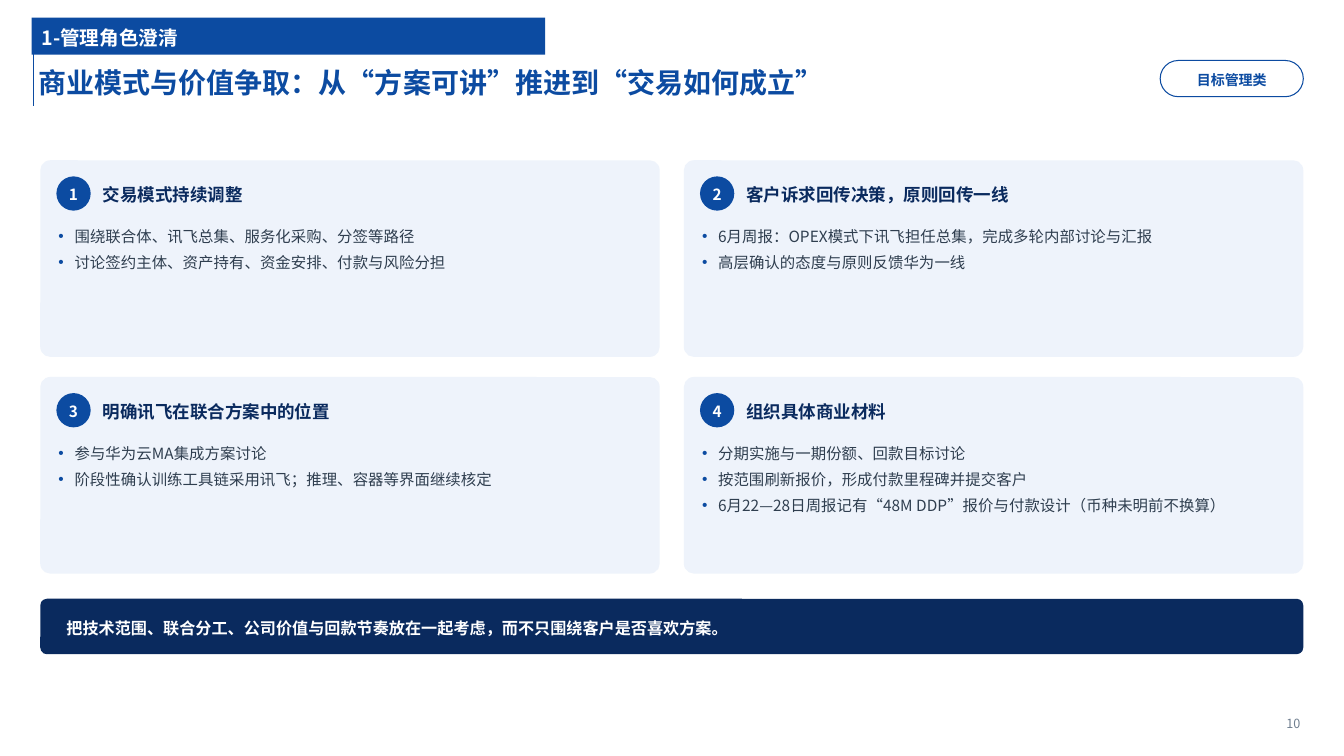
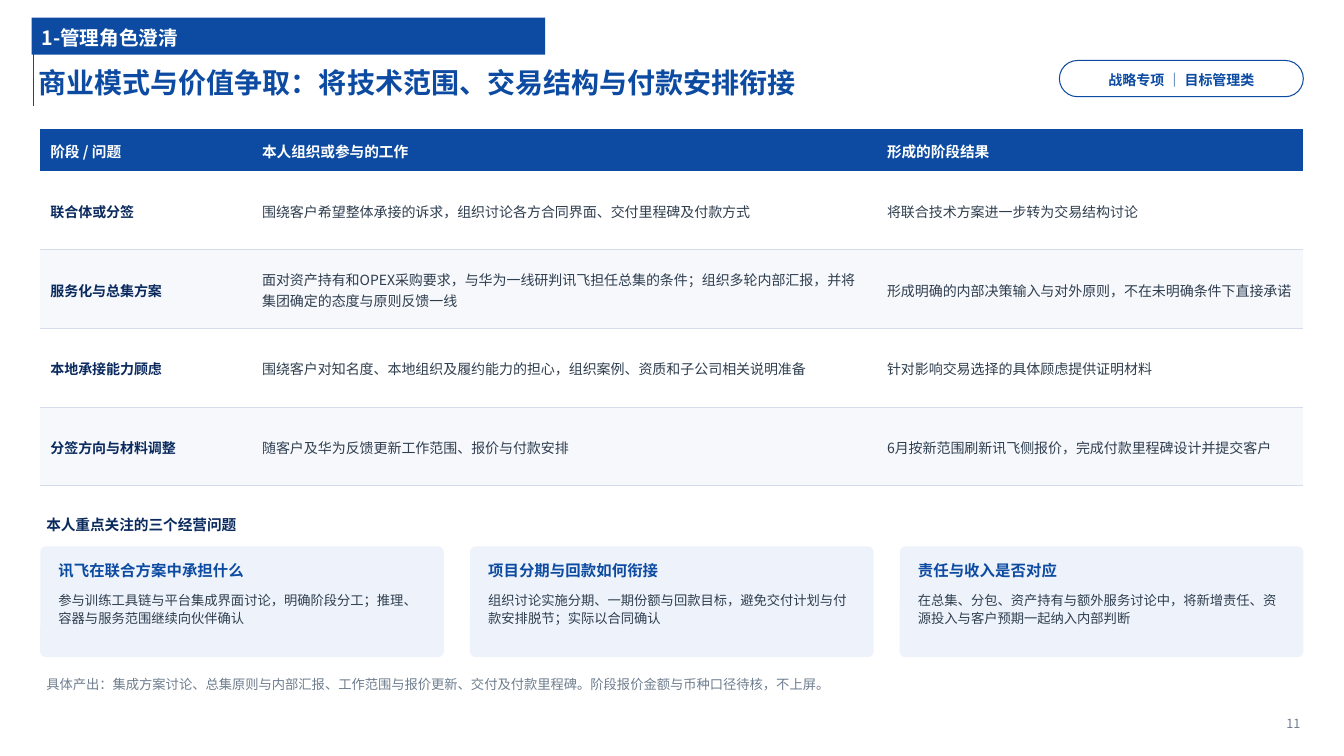
Before and after one commit to chyhcs/wyyh, a slide deck: slide 11 of 干部试用期转正述职-陈昊.pptx (slide 10 before the commit). Drawn at 1344x756 pixels with LibreOffice and Linux fonts; fonts in the diff are those of the drawing. Boxes give left, top, right and bottom in pixels: in the first picture for what was removed or moved away, otherwise in the second. Text is boxed around its words. In the diff, an @@ line names an element or a change of style, - is before the commit and + after.

```diff
--- a/干部试用期转正述职-陈昊.pptx
+++ b/干部试用期转正述职-陈昊.pptx
@@ title at (38, 69, 795, 96): text changed @@
-商业模式与价值争取：从“方案可讲”推进到“交易如何成立”
+商业模式与价值争取：将技术范围、交易结构与付款安排衔接
@@ rounded rectangle "战略专项 ｜ 目标管理类": place and size @@
-rounded rectangle "战略专项 ｜ 目标管理类" at (1160, 60, 1304, 97)
+rounded rectangle "战略专项 ｜ 目标管理类" at (1060, 60, 1304, 97)
@@ text in rounded rectangle at (1108, 71, 1255, 89): text changed @@
-目标管理类
+战略专项 ｜ 目标管理类
@@ table added at (40, 129, 1304, 486), 5 rows, 3 columns @@
+阶段 / 问题 | 本人组织或参与的工作 | 形成的阶段结果
+联合体或分签 | 围绕客户希望整体承接的诉求，组织讨论各方合同界面、交付里程碑及付款方式 | 将联合技术方案进一步转为交易结构讨论
+服务化与总集方案 | 面对资产持有和OPEX采购要求，与华为一线研判讯飞担任总集的条件；组织多轮内部汇报，并将集团确定的态度与原则反馈一线 | 形成明确的内部决策输入与对外原则，不在未明确条件下直接承诺
+本地承接能力顾虑 | 围绕客户对知名度、本地组织及履约能力的担心，组织案例、资质和子公司相关说明准备 | 针对影响交易选择的具体顾虑提供证明材料
+分签方向与材料调整 | 随客户及华为反馈更新工作范围、报价与付款安排 | 6月按新范围刷新讯飞侧报价，完成付款里程碑设计并提交客户
@@ rounded rectangle removed at (40, 160, 659, 357) @@
@@ ellipse removed at (56, 176, 91, 211) @@
-1
@@ rounded rectangle removed at (685, 160, 1304, 357) @@
@@ ellipse removed at (701, 176, 735, 211) @@
-2
@@ text removed at (103, 186, 243, 203) @@
-交易模式持续调整
@@ text removed at (746, 186, 1008, 204) @@
-客户诉求回传决策，原则回传一线
@@ text removed at (75, 229, 446, 270) @@
-• 围绕联合体、讯飞总集、服务化采购、分签等路径
-• 讨论签约主体、资产持有、资金安排、付款与风险分担
@@ rounded rectangle removed at (685, 377, 1304, 574) @@
@@ ellipse removed at (56, 393, 91, 427) @@
-3
@@ ellipse removed at (701, 393, 735, 427) @@
-4
@@ text removed at (746, 403, 886, 420) @@
-组织具体商业材料
@@ text removed at (718, 446, 1225, 513) @@
-• 分期实施与一期份额、回款目标讨论
-• 按范围刷新报价，形成付款里程碑并提交客户
-• 6月22—28日周报记有“48M DDP”报价与付款设计（币种未明前不换算）
@@ text added at (46, 517, 236, 532), 10.5 pt, text #0A2A5E, bold @@
+本人重点关注的三个经营问题
@@ rounded rectangle added at (40, 546, 444, 657), fill #EEF3FB @@
@@ text at (58, 563, 243, 578): text changed; size 12.5 to 11 pt; text colour #0A2A5E to #0C4BA1 @@
-明确讯飞在联合方案中的位置
+讯飞在联合方案中承担什么
@@ rounded rectangle added at (470, 546, 873, 657), fill #EEF3FB @@
@@ text added at (488, 563, 658, 578), 11 pt, text #0C4BA1, bold @@
+项目分期与回款如何衔接
@@ rounded rectangle: place and size @@
-rounded rectangle at (40, 377, 659, 574)
+rounded rectangle at (900, 546, 1304, 657)
@@ text added at (918, 563, 1057, 578), 11 pt, text #0C4BA1, bold @@
+责任与收入是否对应
@@ rounded rectangle removed at (40, 599, 1304, 654) @@
@@ text added at (58, 594, 416, 624), 9.5 pt, text #2F3E4F @@
+参与训练工具链与平台集成界面讨论，明确阶段分工；推理、容器与服务范围继续向伙伴确认
@@ text at (488, 594, 846, 625): text changed; size 11 to 9.5 pt @@
-• 6月周报：OPEX模式下讯飞担任总集，完成多轮内部讨论与汇报
-• 高层确认的态度与原则反馈华为一线
+组织讨论实施分期、一期份额与回款目标，避免交付计划与付款安排脱节；实际以合同确认
@@ text added at (918, 594, 1276, 624), 9.5 pt, text #2F3E4F @@
+在总集、分包、资产持有与额外服务讨论中，将新增责任、资源投入与客户预期一起纳入内部判断
@@ text removed at (66, 620, 727, 636) @@
-把技术范围、联合分工、公司价值与回款节奏放在一起考虑，而不只围绕客户是否喜欢方案。
@@ text "具体产出：集成方案讨论、总集原则与内部汇报、工作范围与报价更新、交付及付款里程碑。阶段报价金额与币种口径待核，不上屏。" at (46, 678, 829, 690): vertical alignment top to middle @@
@@ text at (46, 678, 829, 690): text changed; size 11 to 9.5 pt; text colour #2F3E4F to #6F7E8F @@
-• 参与华为云MA集成方案讨论
-• 阶段性确认训练工具链采用讯飞；推理、容器等界面继续核定
+具体产出：集成方案讨论、总集原则与内部汇报、工作范围与报价更新、交付及付款里程碑。阶段报价金额与币种口径待核，不上屏。
@@ text at (1286, 719, 1300, 728): text changed @@
-10
+11
```
Also in this commit, not shown: 25 other slides changed, 7 slides added, 6 slides removed, 2 other files.
